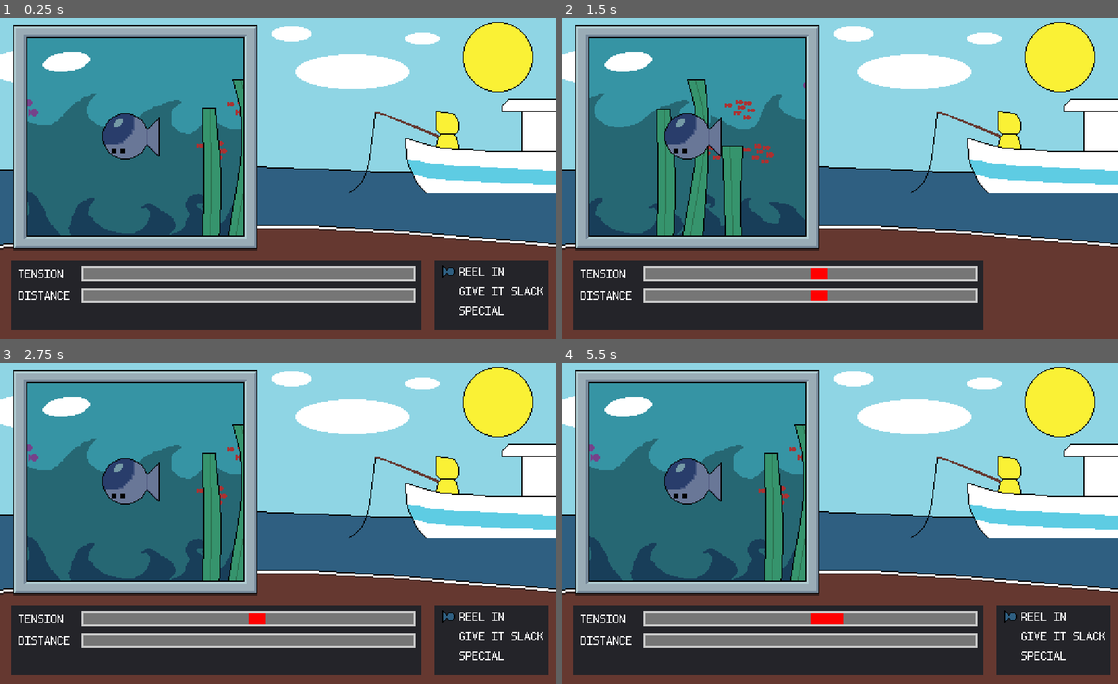
Above: before the commit, frames 1-4 (two rows, left to right).
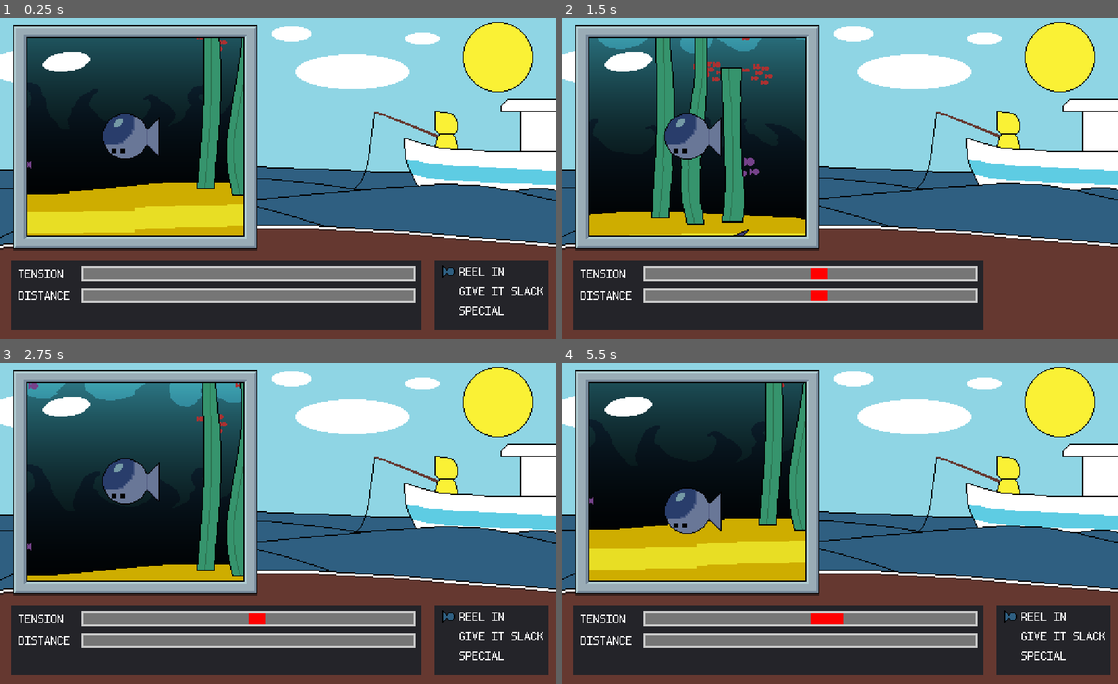
Above: after the commit, the same moments.

Repository: TateKennington/Battle-Fish-Saga
Game: Godot game, scene res://Battle.tscn
The game is run twice, just before and just after one commit, with the same random seed, the same clock (stepped at 60 frames per second) and the same inputs.
Inputs:
- Up to frame 1 (0.25 s): no input
- Up to frame 2 (1.5 s): tap Enter at 0.5 s; hold Up 0.53-1.28 s; tap Space at 0.77 s; hold Down from 1.28 s (still down)
- Up to frame 3 (2.75 s): tap Space at 1.52 s; release Down at 2.03 s; hold Up from 2.03 s (still down)
- Up to frame 4 (5.5 s): tap Space at 3.02, 3.77, 4.52 s; release Up at 3.53 s; hold Down from 3.53 s (still down)

The runs differ from the first frame. In frame 1, 23% of the frame differs, in the area x 0-100%, y 6-69%; in frame 2, 21%; in frame 3, 21%; in frame 4, 24%, in the area x 0-100%, y 6-68%.

Commit message:
Add ocean foreground, play with some shaders + animations

Diff:
--- a/Battle.gd
+++ b/Battle.gd
@@ -9,6 +9,7 @@
 
 var distance: float = 0;
 var tension: float = 0;
+var time: float = 0;
 
 func _ready():
 	gui.connect("choose_move", player, "perform_move")
@@ -51,3 +52,7 @@
 	gui.set_distance(distance);
 
 	enemy.play_animation(move_name)
+
+func _process(delta: float):
+	time += delta
+	$Foreground.global_position.y = 2*sin(2*time)
--- a/Battle.tscn
+++ b/Battle.tscn
@@ -8,6 +8,11 @@
 [ext_resource path="res://Background/OceanBackground-Close.png" type="Texture" id=6]
 [ext_resource path="res://Background/OceanBackground-Fish.png" type="Texture" id=7]
 [ext_resource path="res://Background/Battle/Background.png" type="Texture" id=8]
+[ext_resource path="res://Background/Battle/Foreground.png" type="Texture" id=9]
+[ext_resource path="res://WarbleShader.tres" type="Shader" id=10]
+
+[sub_resource type="ShaderMaterial" id=3]
+shader = ExtResource( 10 )
 
 [node name="Battle" type="Node2D"]
 script = ExtResource( 1 )
@@ -21,9 +26,12 @@
 centered = false
 
 [node name="Player" parent="." instance=ExtResource( 2 )]
-position = Vector2( 417, 117.924 )
+position = Vector2( 416, 117.924 )
 
 [node name="Foreground" type="Sprite" parent="."]
+position = Vector2( 0, 2.89793 )
+texture = ExtResource( 9 )
+centered = false
 
 [node name="ViewportContainer" type="ViewportContainer" parent="."]
 margin_left = 24.0
@@ -50,6 +58,7 @@
 motion_mirroring = Vector2( 512, 0 )
 
 [node name="Sprite" type="Sprite" parent="ViewportContainer/Viewport/ParallaxBackground/ParallaxLayer"]
+material = SubResource( 3 )
 texture = ExtResource( 5 )
 centered = false
 
@@ -71,7 +80,7 @@
 [node name="Enemy" type="Node2D" parent="ViewportContainer/Viewport"]
 
 [node name="DonkFish" parent="ViewportContainer/Viewport/Enemy" instance=ExtResource( 3 )]
-position = Vector2( 0, 100 )
+position = Vector2( 0, 200 )
 
 [node name="Camera2D" type="Camera2D" parent="ViewportContainer/Viewport/Enemy/DonkFish"]
 current = true
--- a/Enemy/DonkFish/DonkFish.gd
+++ b/Enemy/DonkFish/DonkFish.gd
@@ -6,3 +6,9 @@
 	emit_signal("move", -10, 0, 'donk')
 	yield(anim_player, 'animation_finished')
 	.play_turn();
+
+func _process(delta):
+	if Input.is_key_pressed(KEY_UP):
+		global_position.y += -1;
+	if Input.is_key_pressed(KEY_DOWN):
+		global_position.y += 1;
--- /dev/null
+++ b/WarbleShader.tres
@@ -0,0 +1,231 @@
+[gd_resource type="VisualShader" load_steps=20 format=2]
+
+[sub_resource type="VisualShaderNodeScalarFunc" id=8]
+function = 0
+
+[sub_resource type="VisualShaderNodeVectorCompose" id=9]
+
+[sub_resource type="VisualShaderNodeVectorDecompose" id=10]
+
+[sub_resource type="VisualShaderNodeScalarOp" id=11]
+
+[sub_resource type="VisualShaderNodeScalarOp" id=13]
+default_input_values = [ 0, 0.0, 1, 0.01 ]
+operator = 2
+
+[sub_resource type="VisualShaderNodeScalarOp" id=14]
+default_input_values = [ 0, 0.0, 1, 10.0 ]
+operator = 2
+
+[sub_resource type="VisualShaderNodeScalarOp" id=15]
+default_input_values = [ 0, 0.0, 1, 2.0 ]
+operator = 2
+
+[sub_resource type="VisualShaderNodeScalarOp" id=16]
+default_input_values = [ 0, 0.0, 1, 10.0 ]
+operator = 3
+
+[sub_resource type="VisualShaderNodeScalarOp" id=17]
+output_port_for_preview = 0
+default_input_values = [ 0, 0.0, 1, 0.5 ]
+operator = 4
+
+[sub_resource type="VisualShaderNodeScalarOp" id=18]
+default_input_values = [ 0, 1.0, 1, 0.0 ]
+operator = 1
+
+[sub_resource type="VisualShaderNodeScalarOp" id=19]
+default_input_values = [ 0, 0.0, 1, 0.2 ]
+operator = 2
+
+[sub_resource type="VisualShaderNodeColorOp" id=20]
+default_input_values = [ 0, Vector3( 0, 0, 0 ), 1, Vector3( 1, 1, 1 ) ]
+operator = 4
+
+[sub_resource type="VisualShaderNodeVectorCompose" id=21]
+output_port_for_preview = 0
+
+[sub_resource type="VisualShaderNodeScalarOp" id=22]
+default_input_values = [ 0, 0.0, 1, 2.0 ]
+operator = 5
+
+[sub_resource type="VisualShaderNodeInput" id=4]
+input_name = "texture"
+
+[sub_resource type="VisualShaderNodeTexture" id=5]
+source = 2
+
+[sub_resource type="VisualShaderNodeInput" id=6]
+input_name = "uv"
+
+[sub_resource type="VisualShaderNodeVectorOp" id=7]
+default_input_values = [ 0, Vector3( 0, 0, 0 ), 1, Vector3( 0.5, 0, 0 ) ]
+
+[sub_resource type="VisualShaderNodeInput" id=12]
+input_name = "time"
+
+[resource]
+code = "shader_type canvas_item;
+
+
+
+void vertex() {
+// Output:0
+
+}
+
+void fragment() {
+// Input:6
+	vec3 n_out6p0 = vec3(UV, 0.0);
+
+// VectorDecompose:12
+	float n_out12p0 = n_out6p0.x;
+	float n_out12p1 = n_out6p0.y;
+	float n_out12p2 = n_out6p0.z;
+
+// ScalarOp:15
+	float n_in15p1 = 10.00000;
+	float n_out15p0 = n_out12p1 * n_in15p1;
+
+// Input:9
+	float n_out9p0 = TIME;
+
+// ScalarOp:16
+	float n_in16p1 = 2.00000;
+	float n_out16p0 = n_out9p0 * n_in16p1;
+
+// ScalarOp:13
+	float n_out13p0 = n_out15p0 + n_out16p0;
+
+// ScalarFunc:10
+	float n_out10p0 = sin(n_out13p0);
+
+// ScalarOp:19
+	float n_in19p0 = 1.00000;
+	float n_out19p0 = n_in19p0 - n_out12p1;
+
+// ScalarOp:18
+	float n_in18p1 = 0.50000;
+	float n_out18p0 = mod(n_out19p0, n_in18p1);
+
+// ScalarOp:17
+	float n_in17p1 = 10.00000;
+	float n_out17p0 = n_out18p0 / n_in17p1;
+
+// ScalarOp:14
+	float n_out14p0 = n_out10p0 * n_out17p0;
+
+// ScalarOp:20
+	float n_in20p1 = 0.20000;
+	float n_out20p0 = n_out14p0 * n_in20p1;
+
+// VectorCompose:11
+	float n_in11p1 = 0.00000;
+	float n_in11p2 = 0.00000;
+	vec3 n_out11p0 = vec3(n_out20p0, n_in11p1, n_in11p2);
+
+// VectorOp:7
+	vec3 n_out7p0 = n_out6p0 + n_out11p0;
+
+// Input:4
+
+// Texture:5
+	vec3 n_out5p0;
+	float n_out5p1;
+	{
+		vec4 _tex_read = texture(TEXTURE, n_out7p0.xy);
+		n_out5p0 = _tex_read.rgb;
+		n_out5p1 = _tex_read.a;
+	}
+
+// ScalarOp:23
+	float n_in23p1 = 2.00000;
+	float n_out23p0 = pow(n_out19p0, n_in23p1);
+
+// VectorCompose:22
+	vec3 n_out22p0 = vec3(n_out23p0, n_out23p0, n_out23p0);
+
+// ColorOp:21
+	vec3 n_out21p0;
+	{
+		float base = n_out5p0.x;
+		float blend = n_out22p0.x;
+		if (base < 0.5) {
+			n_out21p0.x = 2.0 * base * blend;
+		} else {
+			n_out21p0.x = 1.0 - 2.0 * (1.0 - blend) * (1.0 - base);
+		}
+	}
+	{
+		float base = n_out5p0.y;
+		float blend = n_out22p0.y;
+		if (base < 0.5) {
+			n_out21p0.y = 2.0 * base * blend;
+		} else {
+			n_out21p0.y = 1.0 - 2.0 * (1.0 - blend) * (1.0 - base);
+		}
+	}
+	{
+		float base = n_out5p0.z;
+		float blend = n_out22p0.z;
+		if (base < 0.5) {
+			n_out21p0.z = 2.0 * base * blend;
+		} else {
+			n_out21p0.z = 1.0 - 2.0 * (1.0 - blend) * (1.0 - base);
+		}
+	}
+
+// Output:0
+	COLOR.rgb = n_out21p0;
+
+}
+
+void light() {
+// Output:0
+
+}
+"
+custom_defines = ""
+graph_offset = Vector2( -387.832, -357.2 )
+mode = 1
+flags/light_only = false
+nodes/fragment/0/position = Vector2( 460, -100 )
+nodes/fragment/4/node = SubResource( 4 )
+nodes/fragment/4/position = Vector2( -80, -60 )
+nodes/fragment/5/node = SubResource( 5 )
+nodes/fragment/5/position = Vector2( 160, -140 )
+nodes/fragment/6/node = SubResource( 6 )
+nodes/fragment/6/position = Vector2( -940, -100 )
+nodes/fragment/7/node = SubResource( 7 )
+nodes/fragment/7/position = Vector2( -580, -140 )
+nodes/fragment/9/node = SubResource( 12 )
+nodes/fragment/9/position = Vector2( -1340, 320 )
+nodes/fragment/10/node = SubResource( 8 )
+nodes/fragment/10/position = Vector2( -380, 300 )
+nodes/fragment/11/node = SubResource( 9 )
+nodes/fragment/11/position = Vector2( 340, 300 )
+nodes/fragment/12/node = SubResource( 10 )
+nodes/fragment/12/position = Vector2( -900, 80 )
+nodes/fragment/13/node = SubResource( 11 )
+nodes/fragment/13/position = Vector2( -620, 320 )
+nodes/fragment/14/node = SubResource( 13 )
+nodes/fragment/14/position = Vector2( -120, 280 )
+nodes/fragment/15/node = SubResource( 14 )
+nodes/fragment/15/position = Vector2( -640, 180 )
+nodes/fragment/16/node = SubResource( 15 )
+nodes/fragment/16/position = Vector2( -1000, 280 )
+nodes/fragment/17/node = SubResource( 16 )
+nodes/fragment/17/position = Vector2( -180, 40 )
+nodes/fragment/18/node = SubResource( 17 )
+nodes/fragment/18/position = Vector2( -400, 0 )
+nodes/fragment/19/node = SubResource( 18 )
+nodes/fragment/19/position = Vector2( -740, -60 )
+nodes/fragment/20/node = SubResource( 19 )
+nodes/fragment/20/position = Vector2( 100, 280 )
+nodes/fragment/21/node = SubResource( 20 )
+nodes/fragment/21/position = Vector2( 380, -300 )
+nodes/fragment/22/node = SubResource( 21 )
+nodes/fragment/22/position = Vector2( -120, -340 )
+nodes/fragment/23/node = SubResource( 22 )
+nodes/fragment/23/position = Vector2( -460, -320 )
+nodes/fragment/connections = PoolIntArray( 4, 0, 5, 2, 6, 0, 7, 0, 7, 0, 5, 0, 11, 0, 7, 1, 6, 0, 12, 0, 13, 0, 10, 0, 10, 0, 14, 0, 12, 1, 15, 0, 15, 0, 13, 0, 9, 0, 16, 0, 16, 0, 13, 1, 17, 0, 14, 1, 18, 0, 17, 0, 12, 1, 19, 1, 19, 0, 18, 0, 14, 0, 20, 0, 20, 0, 11, 0, 5, 0, 21, 0, 21, 0, 0, 0, 22, 0, 21, 1, 19, 0, 23, 0, 23, 0, 22, 0, 23, 0, 22, 1, 23, 0, 22, 2 )
Binary file added: Background/Battle/Foreground.aseprite
Binary file added: Background/Battle/Foreground.png
Not shown, added: Background/Battle/Foreground.png.import
Not shown: 1 places in Battle.tscn that only renumber resources
